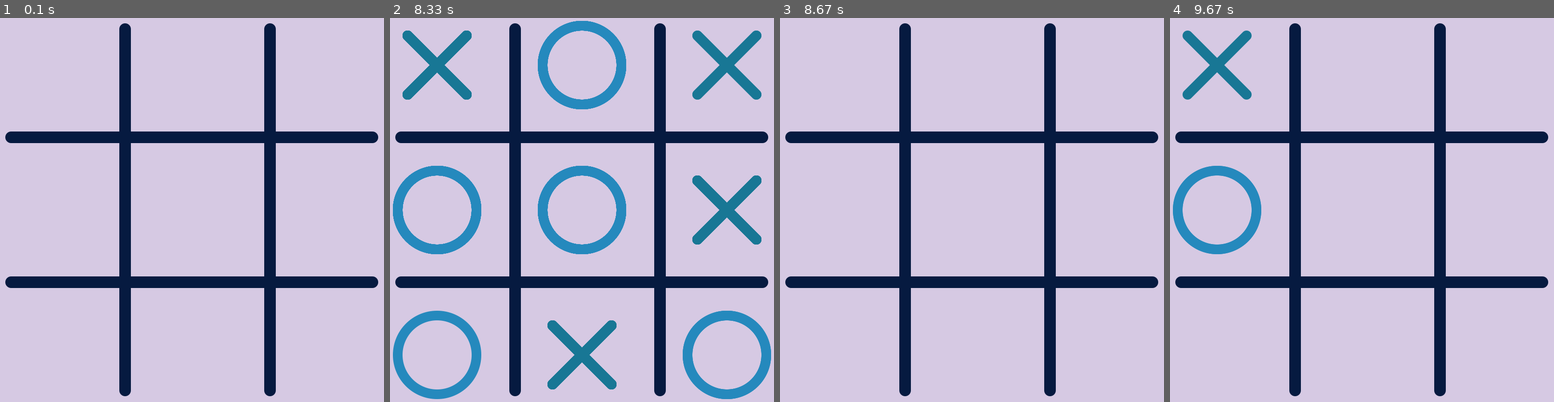
Above: before the commit, frames 1-4 (left to right).
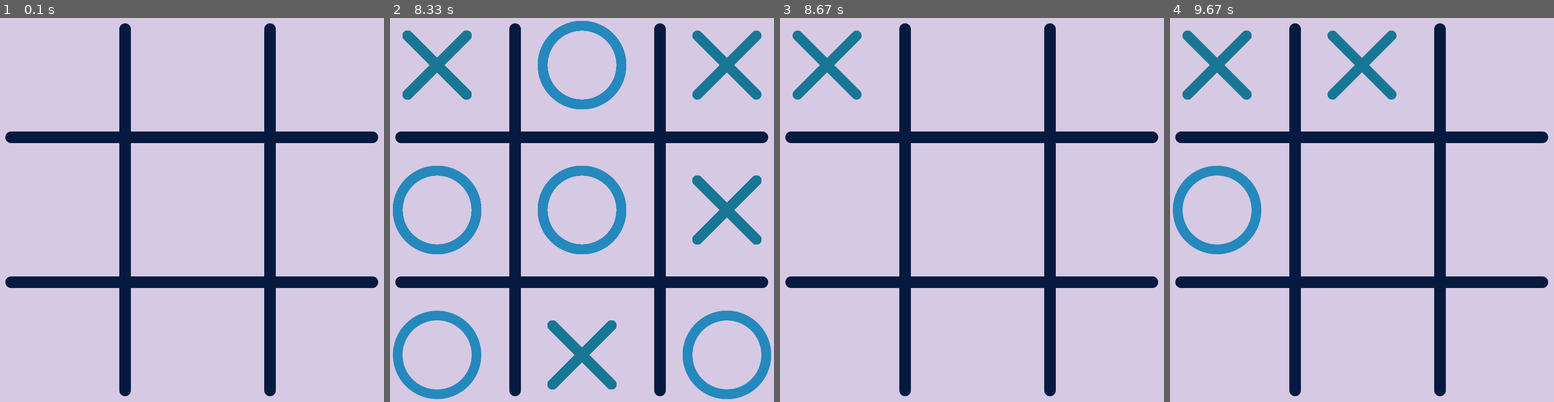
Above: after the commit, the same moments.

Repository: Lipovitsch/tic-tac-toe-minimax
Game: pygame game, started from tic-tac-toe-minimax-pygame.py
The game is run twice, just before and just after one commit, with the same random seed, the same clock (stepped at 60 frames per second) and the same inputs.
Inputs (mouse positions are in pixels of both pictures, inside the frame that each line leads up to):
- Up to frame 1 (0.1 s): no input
- Up to frame 2 (8.33 s): click (582, 210) at 0.38 s; click (478, 213) at 0.83 s; move the mouse to (647, 56) at 1.13 s; click (647, 56) at 1.42 s; move the mouse to (589, 64) at 1.83 s; click (589, 64) at 2.08 s; move the mouse to (589, 256) at 2.47 s; click (589, 256) at 2.8 s; move the mouse to (693, 279) at 3.27 s; click (693, 279) at 3.67 s; move the mouse to (697, 171) at 4.2 s; click (697, 171) at 4.63 s; move the mouse to (739, 175) at 5.2 s; click (739, 175) at 5.67 s; move the mouse to (735, 294) at 6.27 s; click (735, 294) at 6.75 s; move the mouse to (478, 286) at 7.37 s; click (478, 286) at 7.72 s; move the mouse to (486, 133) at 8.2 s
- Up to frame 3 (8.67 s): click (876, 133) at 8.6 s
- Up to frame 4 (9.67 s): move the mouse to (1266, 175) at 9.13 s; click (1266, 175) at 9.58 s

Frames 1-2 are identical in both runs. In frame 3, 1.2% of the frame differs, in the area x 3-22%, y 3-22%; in frame 4, 1.3%, in the area x 3-59%, y 3-22%.

Commit message:
Update game with the start order

Diff:
--- a/tic-tac-toe-minimax-pygame.py
+++ b/tic-tac-toe-minimax-pygame.py
@@ -243,9 +243,6 @@
 
     game_finished = False
     user_starts = True
-    if user_starts == False:
-        board = comp_move_minimax(board, graphical_board)
-        pygame.display.update()
 
     while True:
         for event in pygame.event.get():
@@ -269,6 +266,7 @@
                     SCREEN.blit(BOARD, (64, 64))
 
                     game_finished = False
+                    user_starts = not user_starts
                     if user_starts == False:
                         board = comp_move_minimax(board, graphical_board)
                         pygame.display.update()
